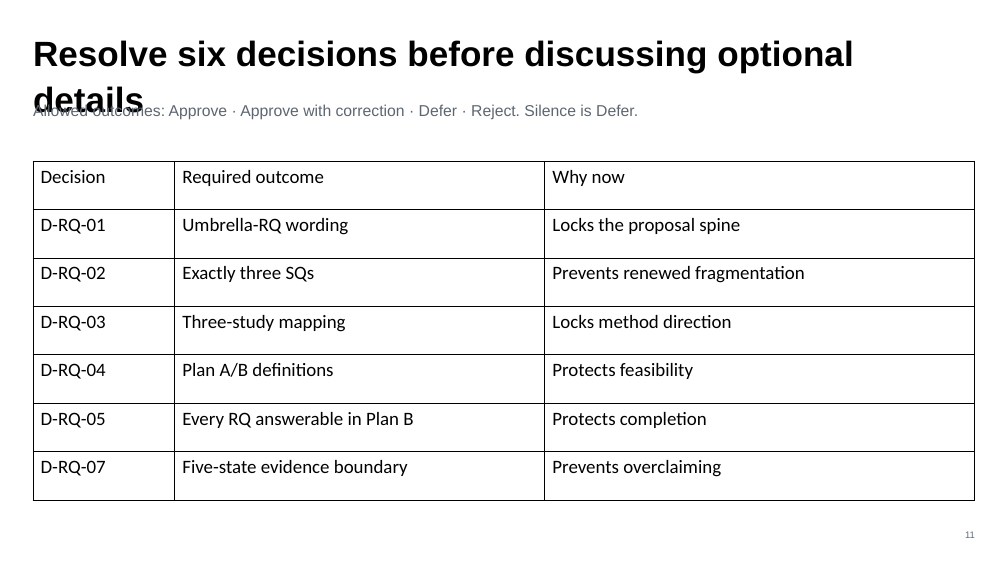
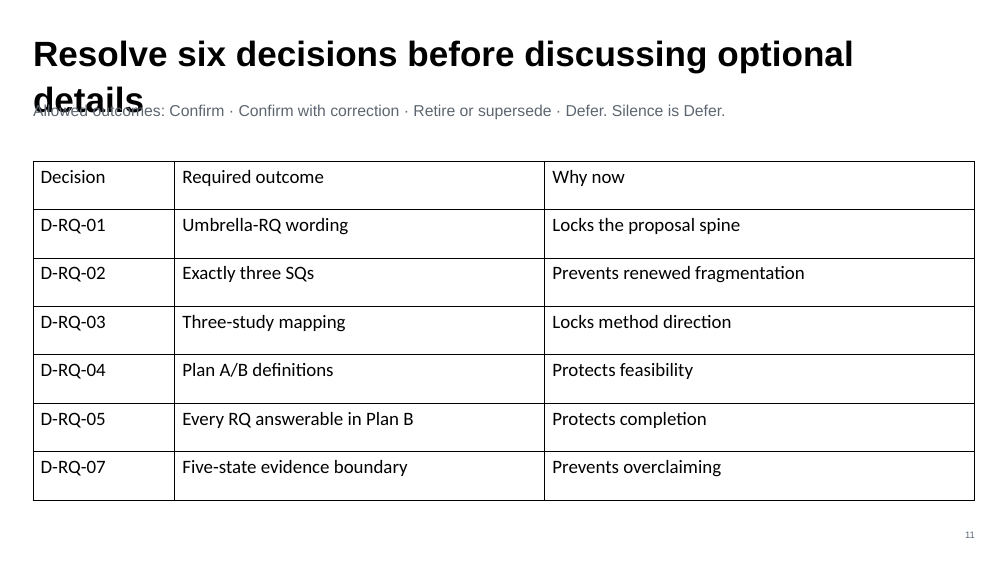
Before and after one commit to AliHamed17/Vego-Ai, a slide deck: slide 11 of presentations/VEGO-AI-Iris-Supervisor-Decisions-2026-08-05.pptx. Drawn at 1008x567 pixels with LibreOffice and Linux fonts; fonts in the diff are those of the drawing. Boxes give left, top, right and bottom in pixels: in the first picture for what was removed or moved away, otherwise in the second. Text is boxed around its words. In the diff, an @@ line names an element or a change of style, - is before the commit and + after.

```diff
--- a/presentations/VEGO-AI-Iris-Supervisor-Decisions-2026-08-05.pptx
+++ b/presentations/VEGO-AI-Iris-Supervisor-Decisions-2026-08-05.pptx
@@ text at box(33, 103, 726, 120): text changed @@
-Allowed outcomes: Approve · Approve with correction · Defer · Reject. Silence is Defer.
+Allowed outcomes: Confirm · Confirm with correction · Retire or supersede · Defer. Silence is Defer.
```
Also in this commit, not shown: 11 other slides changed, 38 other files.
